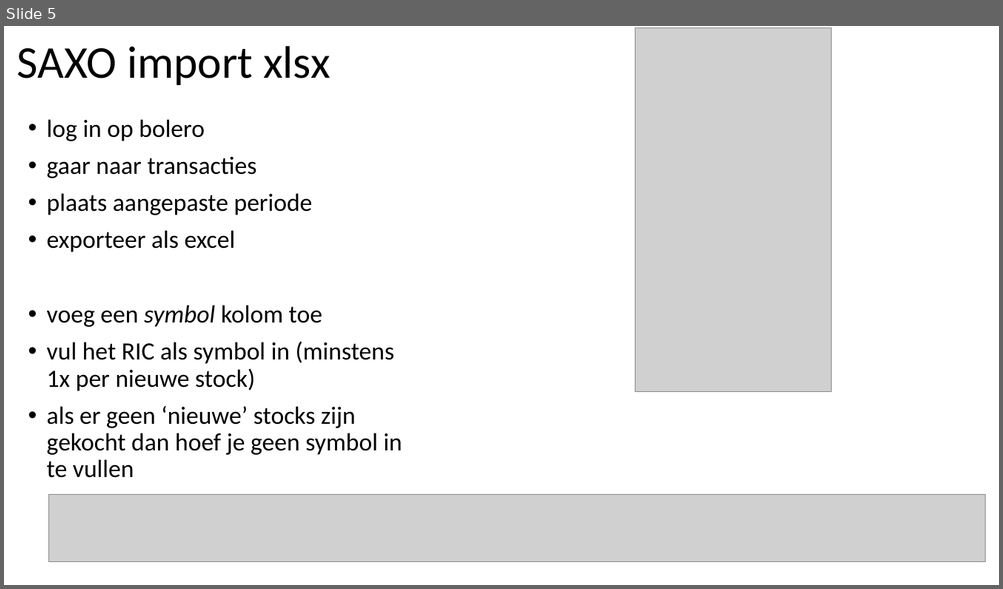
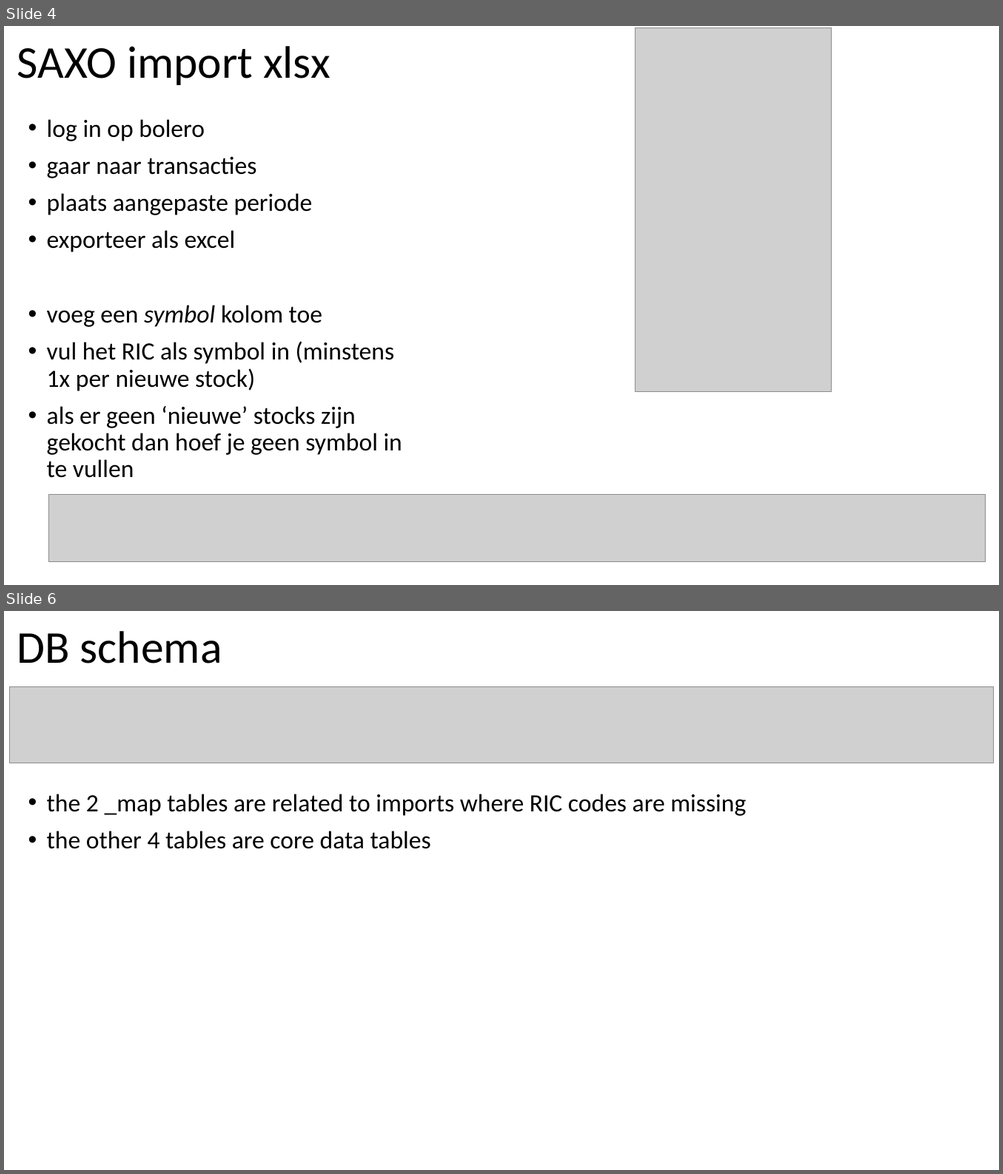
Before and after one commit to jorritvm/stocks_dashboard, a slide deck: doc/stock_dashboard_documentation.pptx. Shown one above the other, each under a label of ours: slide 5 before the commit, slides 4 and 6 after it; the slides between them are not shown. The pictures are 1003x589 and 1003x1174 pixels, drawn with LibreOffice and Linux fonts; fonts in the diff are those of the drawing; grey boxes stand for pictures. Boxes give left, top, right and bottom in pixels: in the first picture for what was removed or moved away, otherwise in the second. Text is boxed around its words. In the diff, an @@ line names an element or a change of style, - is before the commit and + after.

```diff
--- a/doc/stock_dashboard_documentation.pptx
+++ b/doc/stock_dashboard_documentation.pptx
@@ slide 6 added at box(4, 611, 999, 1170), background #FFFFFF @@
@@ title added at box(17, 631, 222, 664), 44 pt, text #000000 @@
+DB schema
@@ picture added at box(9, 687, 993, 763) @@
@@ text added at box(47, 794, 745, 849), 24 pt, text #000000 @@
+• the 2 _map tables are related to imports where RIC codes are missing
+• the other 4 tables are core data tables
@@ what was slide 5 is now slide 4 @@
```
Also in this commit, not shown: 1 slide changed, 11 other slides added, 2 other files.
